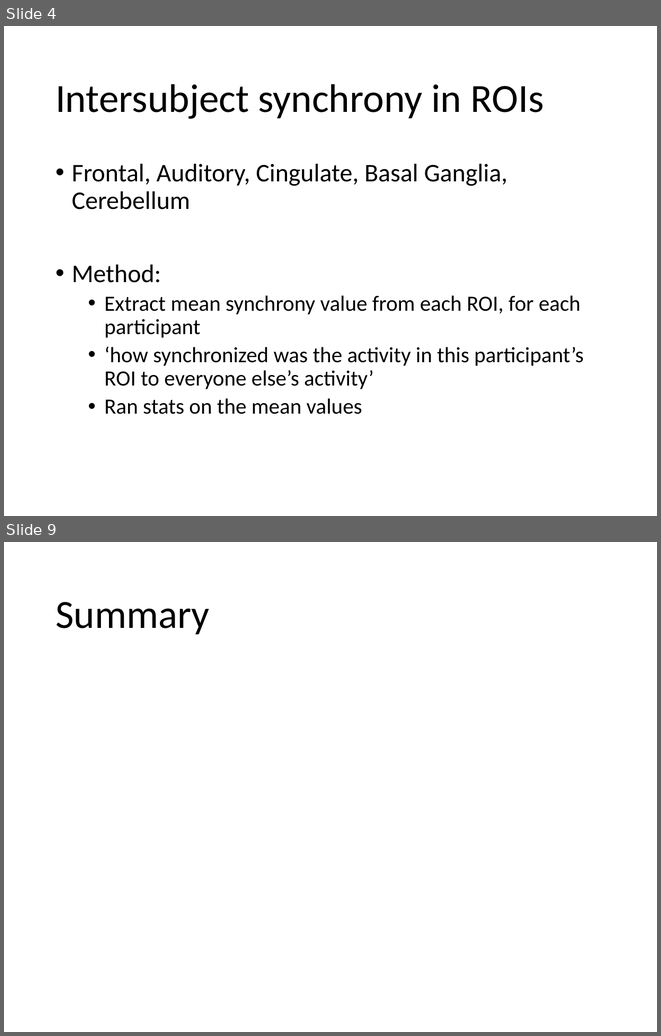
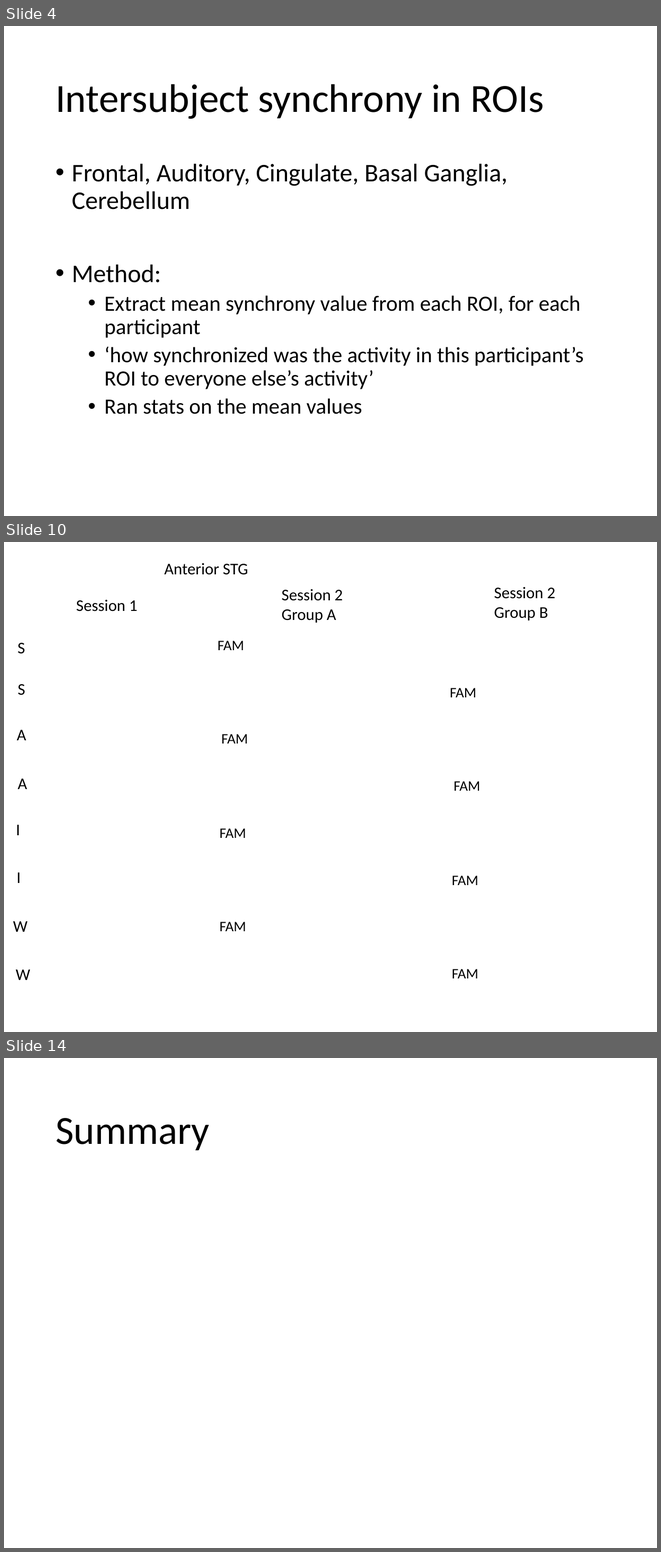
Before and after one commit to asternin/PhDProject, a slide deck: Meetings/2019.04.24-ISCSummary-JessAdrianBobbyMeeting.pptx. Shown one above the other, each under a label of ours: slides 4 and 9 before the commit, slides 4, 10 and 14 after it; the slides between them are not shown. The pictures are 661x1036 and 661x1552 pixels, drawn with LibreOffice and Linux fonts; fonts in the diff are those of the drawing; background and template pictures are left out. Boxes give left, top, right and bottom in pixels: in the first picture for what was removed or moved away, otherwise in the second. Text is boxed around its words. In the diff, an @@ line names an element or a change of style, - is before the commit and + after.

```diff
--- a/Meetings/2019.04.24-ISCSummary-JessAdrianBobbyMeeting.pptx
+++ b/Meetings/2019.04.24-ISCSummary-JessAdrianBobbyMeeting.pptx
@@ slide 10 added at (4, 542, 657, 1032), background picture (left out) @@
@@ text added at (164, 563, 248, 575), 18 pt, text #000000 @@
+Anterior STG
@@ group added at (13, 587, 556, 980): 19 texts @@
+S
+S
+A
+A
+I
+I
+W
+W
+Session 1
+Session 2
+Group A
+Session 2
+Group B
+FAM
+FAM
+FAM
+FAM
+FAM
+FAM
+FAM
+FAM
@@ what was slide 9 is now slide 14 @@
```
Also in this commit, not shown: 3 slides changed, 6 other slides added, 3 slides removed.
